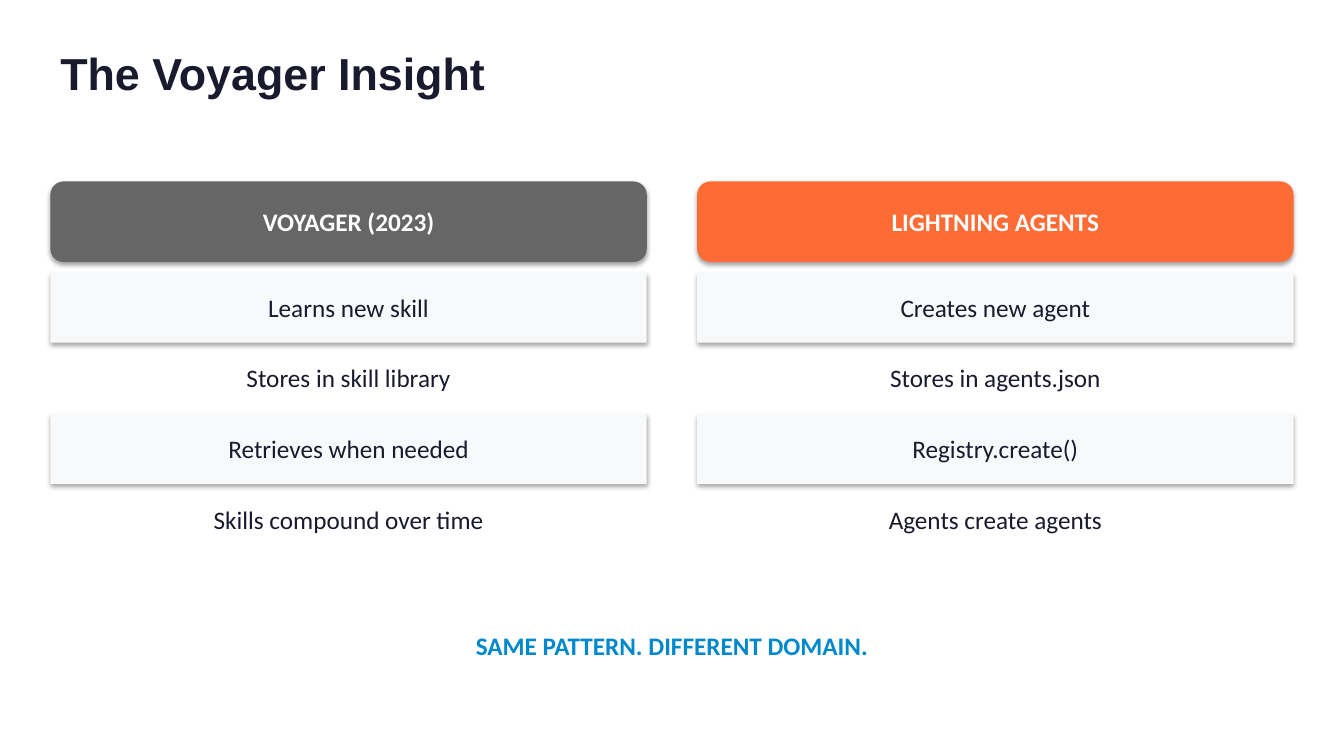
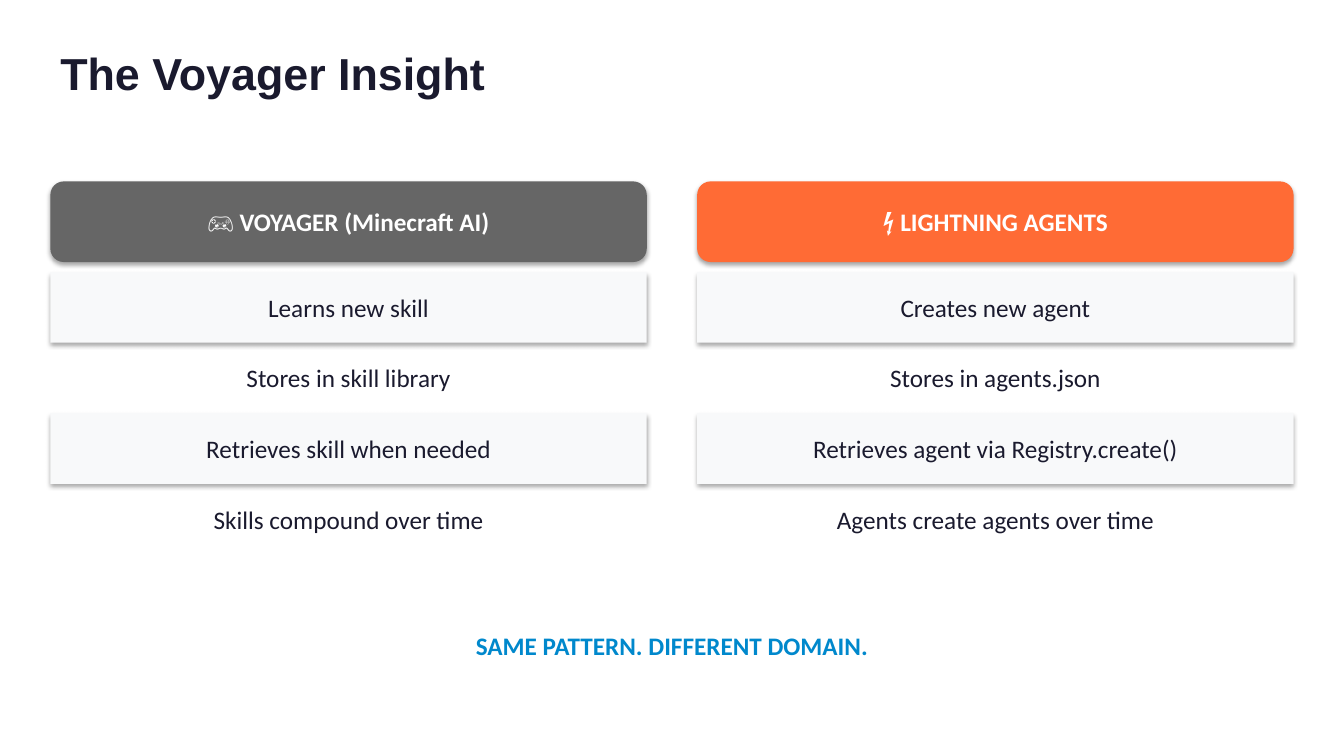
Before and after one commit to RPirruccio/lightning-agents, a slide deck: slide 3 of presentation/output/lightning-agents.pptx. Drawn at 1344x756 pixels with LibreOffice and Linux fonts; fonts in the diff are those of the drawing. Boxes give left, top, right and bottom in pixels: in the first picture for what was removed or moved away, otherwise in the second. Text is boxed around its words. In the diff, an @@ line names an element or a change of style, - is before the commit and + after.

```diff
--- a/presentation/output/lightning-agents.pptx
+++ b/presentation/output/lightning-agents.pptx
@@ text in rounded rectangle at <box>240,212,489,235</box>: text changed @@
-VOYAGER (2023)
+🎮 VOYAGER (Minecraft AI)
@@ text in rounded rectangle at <box>900,214,1108,231</box>: text changed @@
-LIGHTNING AGENTS
+⚡ LIGHTNING AGENTS
@@ text at <box>206,440,490,458</box>: text changed @@
-Retrieves when needed
+Retrieves skill when needed
@@ text at <box>813,439,1178,463</box>: text changed @@
-Registry.create()
+Retrieves agent via Registry.create()
@@ text at <box>837,511,1154,534</box>: text changed @@
-Agents create agents
+Agents create agents over time
```
Also in this commit, not shown: 11 other slides changed, 6 other files.
